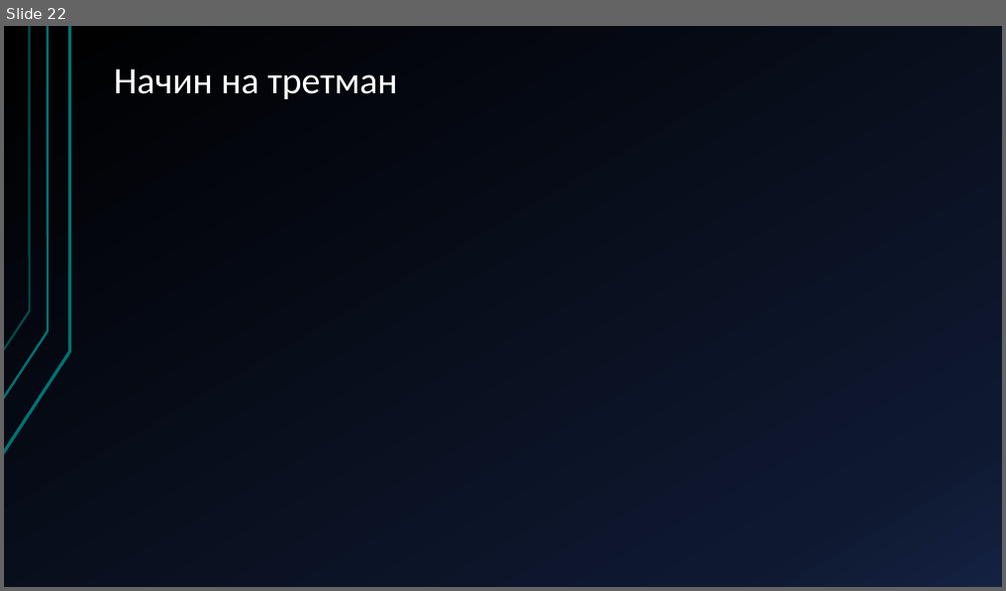
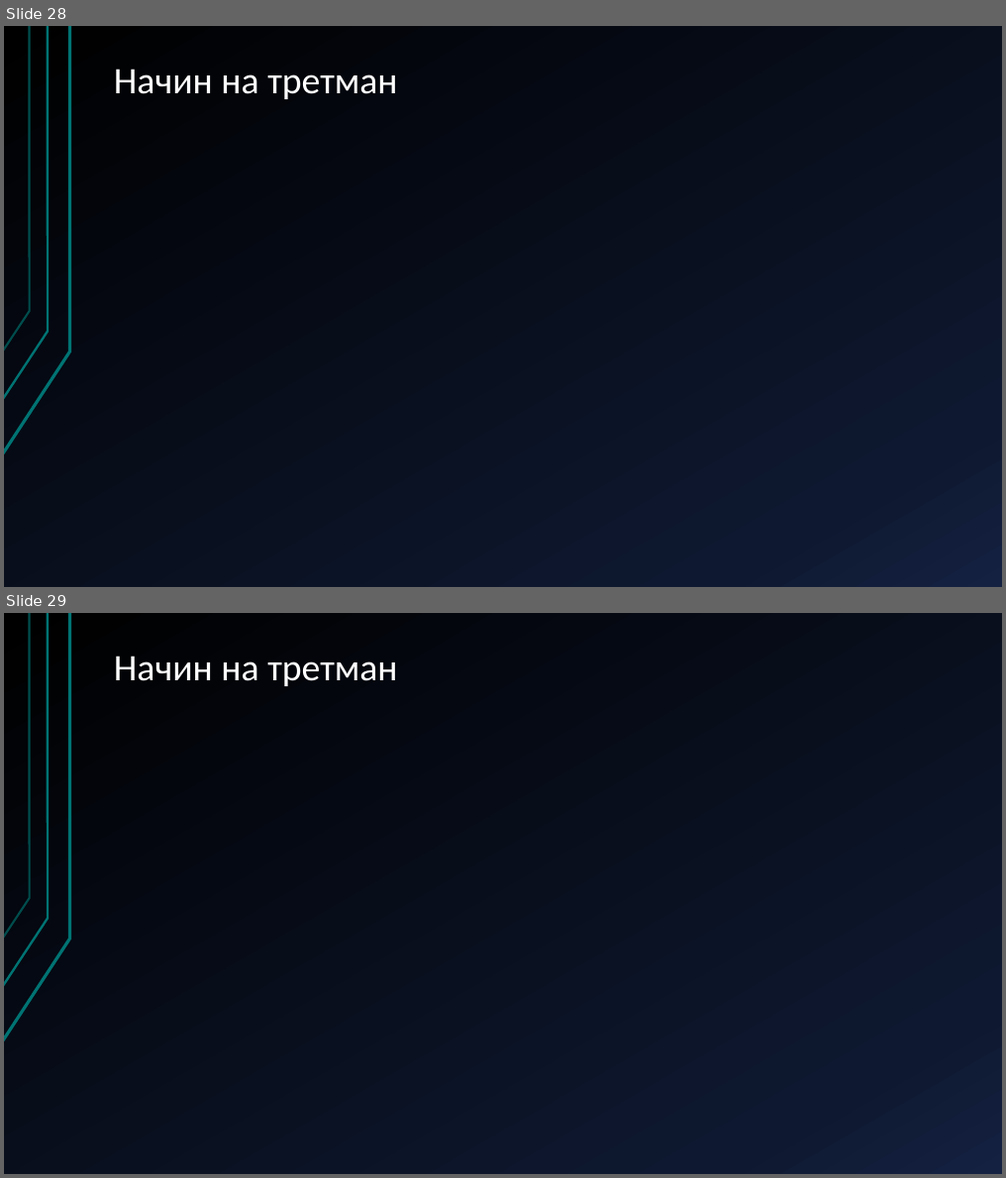
Before and after one commit to AlenDosev/Master, a slide deck: Master.pptx. Shown one above the other, each under a label of ours: slide 22 before the commit, slides 28 and 29 after it. The pictures are 1006x591 and 1006x1178 pixels, drawn with LibreOffice and Linux fonts; fonts in the diff are those of the drawing. Boxes give left, top, right and bottom in pixels: in the first picture for what was removed or moved away, otherwise in the second. Text is boxed around its words. In the diff, an @@ line names an element or a change of style, - is before the commit and + after.

```diff
--- a/Master.pptx
+++ b/Master.pptx
@@ slide 29 added at bbox=[4, 613, 1002, 1174], background gradient #000000 to #0F1931 to #142242; not listed: 3 template elements that a slide beside it also shows @@
@@ title added at bbox=[114, 656, 397, 686], 36 pt, text #FFFFFF @@
+Начин на третман
@@ what was slide 22 is now slide 28 @@
```
Also in this commit, not shown: 1 slide changed, 8 other slides added.
